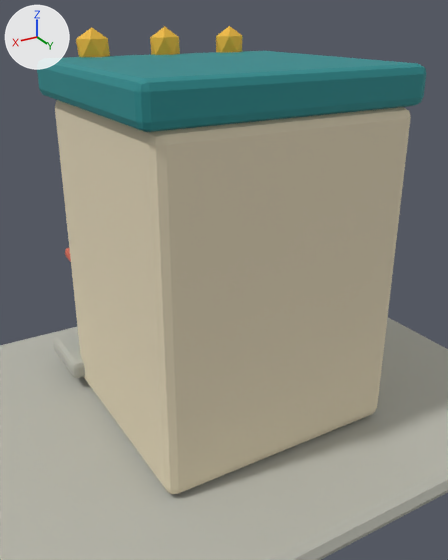
The Blender file assets/shophouse-v2.blend: old version first, new version second.
Rendered twice from a 50 mm lens placed at (3.88, 6.73, 5.05), pointed at (0.16, 0.54, 1.95). The lights are fixed; the arrows at upper left show +X, +Y and +Z. The older version comes first.

In view in the first picture: 'Ground', 'HERITAGE SHOPHOUSE · Concrete', 'HERITAGE SHOPHOUSE · Deep teal', 'HERITAGE SHOPHOUSE · Signal yellow', 'HERITAGE SHOPHOUSE · Terracotta', 'HERITAGE SHOPHOUSE · Warm plaster'.
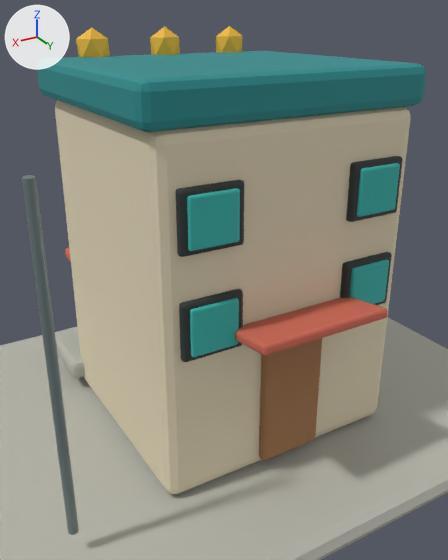
Where the newer file only moved an object's origin or applied its transform, the numbers keep the older frame.

Boxes (x1, y1, x2, y2) around the edits, measured in the pictures (448 x 560 px; the box of a moved part takes in the faces that stretch with it):
'HERITAGE SHOPHOUSE · Weathered teal', reshaped, moved (not visible before): after (187, 163, 400, 357)
'HERITAGE SHOPHOUSE · Timber', added (brown): after (259, 338, 322, 460)
'HERITAGE SHOPHOUSE · Ink', reshaped (not visible before): after (176, 156, 403, 362)
'HERITAGE SHOPHOUSE · Terracotta', reshaped (mostly hidden before): before (65, 248, 71, 262); after (65, 248, 387, 356)
'HERITAGE SHOPHOUSE · Dark metal', added: after (22, 175, 79, 535)
part 1 of me_cube_034, added: after (340, 252, 392, 305)
part 2 of me_cube_034, added: after (346, 156, 403, 222)
part 3 of me_cube_034, added: after (179, 289, 243, 362)
part 4 of me_cube_034, added: after (176, 180, 244, 257)
part 5 of me_cube_037, moved or reshaped (not visible before): after (350, 259, 389, 304)
part 6 of me_cube_037, added (cyan): after (357, 163, 400, 217)
part 7 of me_cube_037, added (cyan): after (190, 298, 239, 357)
part 8 of me_cube_037, added (cyan): after (187, 188, 240, 251)
part 9 of me_cube_043, added (red): after (235, 297, 387, 356)

Diff of the bpy script that builds the scene:
```diff
--- a/assets/shophouse-v2.blend.py
+++ b/assets/shophouse-v2.blend.py
@@ me_cube_034 @@
 # used by ob_heritage_shophouse___ink; parent = ob_heritage_shophouse; location = (-0.82, -1.3, 2.1)
-me_cube_034.from_pydata(...)  # 224 vertices, 216 faces; spans x -0.39..2.03, y -0.05..0.05, z -0.39..1.54
+me_cube_034.from_pydata(...)  # 448 vertices, 432 faces; spans x -0.59..2.23, y -0.05..3.13, z -0.39..1.54
+# me_cube_034 part 1: the loose piece of 56 vertices spanning x -0.39..0.39, y -0.05..0.05, z -0.39..0.39 is copied, and the copy is scaled about its middle by (0.926, 1.05, 0.844), then moved by (-0.23, 3.08, 0.0); it spans x -0.59..0.13, y 3.03..3.13, z -0.33..0.33
+# me_cube_034 part 2: the loose piece of 56 vertices spanning x -0.39..0.39, y -0.05..0.05, z 0.76..1.54 is copied, and the copy is scaled about its middle by (0.926, 1.05, 0.844), then moved by (-0.23, 3.08, 0.0); it spans x -0.59..0.13, y 3.03..3.13, z 0.82..1.48
+# me_cube_034 part 3: the loose piece of 56 vertices spanning x 1.25..2.03, y -0.05..0.05, z -0.39..0.39 is copied, and the copy is scaled about its middle by (0.926, 1.05, 0.844), then moved by (0.23, 3.08, 0.0); it spans x 1.51..2.23, y 3.03..3.13, z -0.33..0.33
+# me_cube_034 part 4: the loose piece of 56 vertices spanning x 1.25..2.03, y -0.05..0.05, z 0.76..1.54 is copied, and the copy is scaled about its middle by (0.926, 1.05, 0.844), then moved by (0.23, 3.08, 0.0); it spans x 1.51..2.23, y 3.03..3.13, z 0.82..1.48
 me_cube_034.materials.append(mat_ink)
@@ me_cube_037 @@
 # used by ob_heritage_shophouse___weathered_teal; parent = ob_heritage_shophouse; location = (0.82, -1.37, 2.1)
-me_cube_037.from_pydata(...)  # 112 vertices, 108 faces; spans x -1.93..0.29, y -0.04..0.04, z -0.31..1.46
+me_cube_037.from_pydata(...)  # 336 vertices, 324 faces; spans x -0.28..2.38, y -3.25..0.03, z -0.31..1.46
+# me_cube_037 part 5: the loose piece of 56 vertices spanning x -0.29..0.29, y -0.04..0.04, z -0.31..0.31 is scaled about its middle by (0.983, 0.763, 0.881)
+# me_cube_037 part 6: the loose piece of 56 vertices spanning x -0.29..0.29, y -0.04..0.04, z -0.31..0.31 is copied, and the copy is scaled about its middle by (0.983, 0.763, 0.881), then moved by (0.0, 0.0, 1.15); it spans x -0.28..0.28, y -0.03..0.03, z 0.88..1.42
+# me_cube_037 part 7: the loose piece of 56 vertices spanning x -0.29..0.29, y -0.04..0.04, z -0.31..0.31 is copied, and the copy is scaled about its middle by (0.983, 0.763, 0.881), then moved by (2.1, 0.0, 0.0); it spans x 1.82..2.38, y -0.03..0.03, z -0.27..0.27
+# me_cube_037 part 8: the loose piece of 56 vertices spanning x -0.29..0.29, y -0.04..0.04, z -0.31..0.31 is copied, and the copy is scaled about its middle by (0.983, 0.763, 0.881), then moved by (2.1, 0.0, 1.15); it spans x 1.82..2.38, y -0.03..0.03, z 0.88..1.42
+# other edits to the shape of me_cube_037 do not show in these pictures
 me_cube_037.materials.append(mat_weathered_teal)
@@ me_cube_043 @@
 # used by ob_heritage_shophouse___terracotta; parent = ob_heritage_shophouse; location = (0.0, -1.78, 1.62); rotation_euler = (-0.14, 0.0, 0.0), in degrees (-8, 0, 0)
-me_cube_043.from_pydata(...)  # 168 vertices, 162 faces; spans x -1.38..1.38, y -0.44..0.44, z -0.08..1.98
+me_cube_043.from_pydata(...)  # 224 vertices, 216 faces; spans x -1.37..1.37, y -0.44..4.1, z -0.08..1.98
+# me_cube_043 part 9: the loose piece of 56 vertices spanning x -1.38..1.38, y -0.44..0.44, z -0.08..0.08 is copied, and the copy is multiplied about its middle by the matrix ((0.599, 0.0, 0.0), (0.0, 0.729, -0.219), (0.0, 0.209, 0.763)), then moved by (0.0, 3.77, 0.89); it spans x -0.82..0.82, y 3.45..4.1, z 0.75..1.03
 me_cube_043.materials.append(mat_terracotta)
@@ ob_heritage_shophouse___weathered_teal @@
 ob_heritage_shophouse___weathered_teal.parent = ob_heritage_shophouse
-ob_heritage_shophouse___weathered_teal.location = (0.82, -1.37, 2.1)
+ob_heritage_shophouse___weathered_teal.location = (-1.05, 1.84, 2.1)
@@ ob_heritage_shophouse___dark_metal @@
+ob_heritage_shophouse___dark_metal = bpy.data.objects.new('HERITAGE SHOPHOUSE · Dark metal', me_cylinder_003)  # 140 vertices, 132 faces; spans x -0.05..0.05, y -0.05..0.05, z -1.82..1.82; in mat_dark_metal (grey #768484)
+ob_heritage_shophouse___dark_metal.parent = ob_heritage_shophouse
+ob_heritage_shophouse___dark_metal.location = (2.72, 1.84, 2.05)
@@ ob_heritage_shophouse___timber @@
+ob_heritage_shophouse___timber = bpy.data.objects.new('HERITAGE SHOPHOUSE · Timber', me_cube_077)  # 56 vertices, 54 faces; spans x -0.41..0.41, y -0.06..0.06, z -0.91..0.91; in mat_timber (brown #a47650)
+ob_heritage_shophouse___timber.parent = ob_heritage_shophouse
+ob_heritage_shophouse___timber.location = (0.0, 1.79, 1.02)
```
